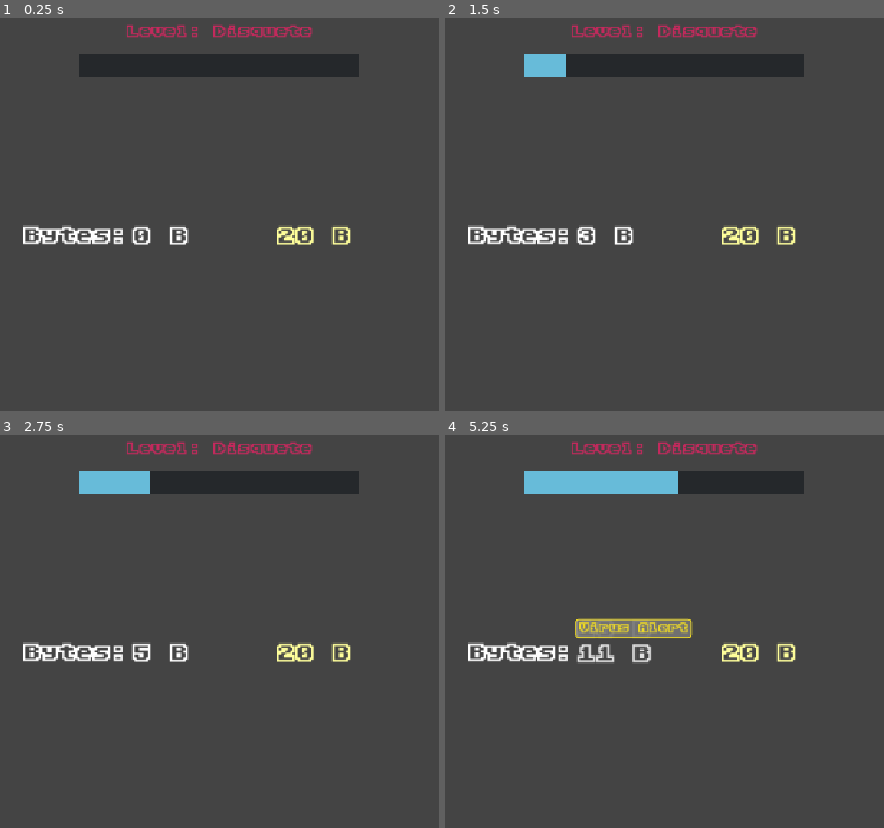
Above: before the commit, frames 1-4 (two rows, left to right).
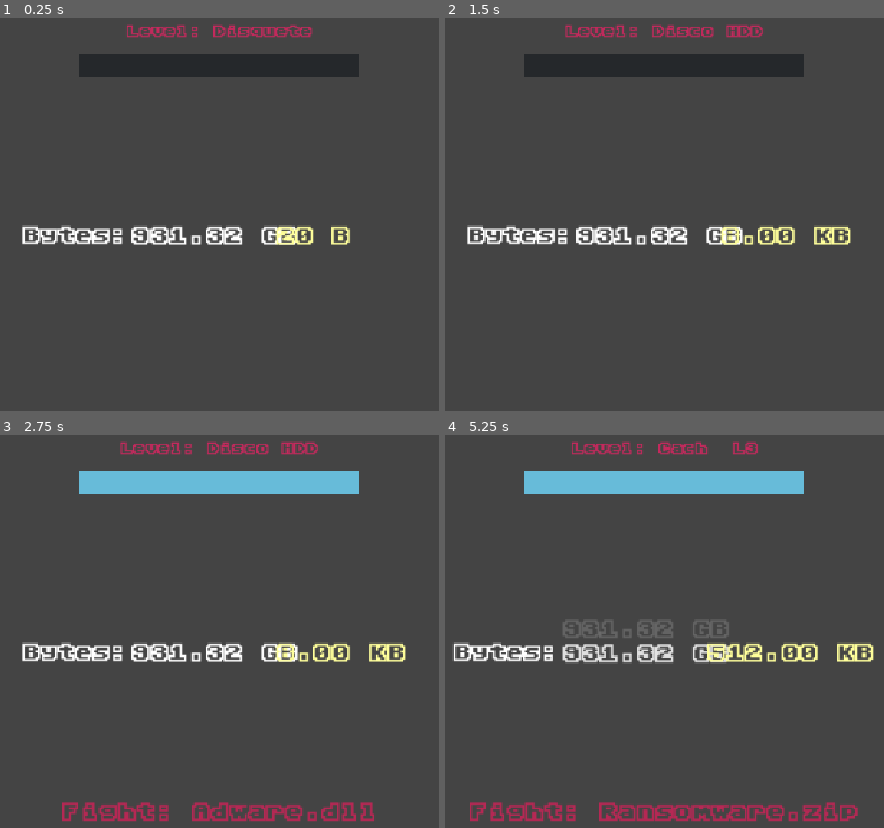
Above: after the commit, the same moments.

Repository: yiuriel/click.exe
Game: Godot game, scene res://scenes/game/game.tscn
Two runs of this game, one before a commit and one after it. Both use one fixed random seed, a clock stepped at 60 frames per second and the inputs below. The project has no main scene, so this scene is started directly.
Inputs (mouse positions are in pixels of both pictures, inside the frame that each line leads up to):
- Up to frame 1 (0.25 s): no input
- Up to frame 2 (1.5 s): tap Enter at 0.5 s; move the mouse to (840, 218) at 0.52 s; click (840, 218) at 0.67 s; click (664, 399) at 1.25 s, where only the run after the commit has a clickable "Fight: Trojan.exe"
- Up to frame 3 (2.75 s): tap Space at 2 s; move the mouse to (57, 678) at 2.02 s; click (57, 678) at 2.17 s
- Up to frame 4 (5.25 s): click (664, 816) at 2.75 s, where only the run after the commit has a clickable "Fight: Adware.dll"; tap Enter at 3.5 s; move the mouse to (743, 556) at 3.52 s; click (743, 556) at 3.67 s; click (664, 816) at 4.25 s, where only the run after the commit has a clickable "Fight: Keylogger.sys"; tap Space at 5 s; move the mouse to (624, 745) at 5.02 s; click (624, 745) at 5.17 s

The runs differ from the first frame. In frame 1, 1.4% of the frame differs, in the area x 5-80%, y 52-58%; in frame 2, 3.4%; in frame 3, 7.5%; in frame 4, 8.7%, in the area x 1-98%, y 1-99%.

Commit message:
try to fix hbox for bytes/goal

Diff:
--- a/globals/G_Bytes.gd
+++ b/globals/G_Bytes.gd
@@ -4,7 +4,7 @@
 signal bytes_changed(nuevos_bytes: int)
 
 # Variable global con un setter
-var bytes: int = 0:
+var bytes: int = 1000000000000:
 	set(valor):
 		bytes = valor
 		# Emitimos la señal pasando el nuevo valor
--- a/scenes/game/game.gd
+++ b/scenes/game/game.gd
@@ -35,7 +35,7 @@
 
 func _on_level_change(_level: int) -> void:
 	$CanvasLayer/NextLevel.visible = false
-	$CanvasLayer/CounterWrapper/Goal.text = GameHelpers._format_bytes(LevelData.goal_per_level[LevelData.level])
+	$CanvasLayer/CounterWrapper/HBox/Goal.text = GameHelpers._format_bytes(LevelData.goal_per_level[LevelData.level])
 
 func _unhandled_input(event: InputEvent) -> void:
 	if event is InputEventMouseMotion:
--- a/scenes/game/game.tscn
+++ b/scenes/game/game.tscn
@@ -34,23 +34,21 @@
 mouse_filter = 2
 color = Color(0.26839805, 0.26839802, 0.26839802, 1)
 
-[node name="CounterWrapper" type="HBoxContainer" parent="CanvasLayer" unique_id=290618122]
-anchors_preset = 8
-anchor_left = 0.5
-anchor_top = 0.5
-anchor_right = 0.5
-anchor_bottom = 0.5
-offset_left = -187.5
-offset_top = -25.0
-offset_right = 187.5
-offset_bottom = 25.0
+[node name="CounterWrapper" type="VBoxContainer" parent="CanvasLayer" unique_id=290618122]
+anchors_preset = 15
+anchor_right = 1.0
+anchor_bottom = 1.0
 grow_horizontal = 2
 grow_vertical = 2
-size_flags_vertical = 0
-theme_override_constants/separation = 8
 alignment = 1
 
-[node name="StaticPrefixLabel" type="Label" parent="CanvasLayer/CounterWrapper" unique_id=481543032]
+[node name="HBox" type="HBoxContainer" parent="CanvasLayer/CounterWrapper" unique_id=500905845]
+layout_mode = 2
+size_flags_horizontal = 4
+size_flags_vertical = 4
+theme_override_constants/separation = 8
+
+[node name="StaticPrefixLabel" type="Label" parent="CanvasLayer/CounterWrapper/HBox" unique_id=481543032]
 layout_mode = 2
 theme_override_fonts/font = ExtResource("2_0sr1o")
 theme_override_font_sizes/font_size = 28
@@ -58,14 +56,14 @@
 horizontal_alignment = 1
 vertical_alignment = 1
 
-[node name="AnimAnchor" type="Control" parent="CanvasLayer/CounterWrapper" unique_id=1854030978]
+[node name="AnimAnchor" type="Control" parent="CanvasLayer/CounterWrapper/HBox" unique_id=1854030978]
 custom_minimum_size = Vector2(200, 30)
 layout_mode = 2
 size_flags_vertical = 4
 script = ExtResource("3_5i0tg")
 custom_font = ExtResource("2_0sr1o")
 
-[node name="Goal" type="Label" parent="CanvasLayer/CounterWrapper" unique_id=1740321897]
+[node name="Goal" type="Label" parent="CanvasLayer/CounterWrapper/HBox" unique_id=1740321897]
 custom_minimum_size = Vector2(200, 0)
 layout_mode = 2
 theme_override_colors/font_color = Color(1, 1, 0.60784316, 1)
